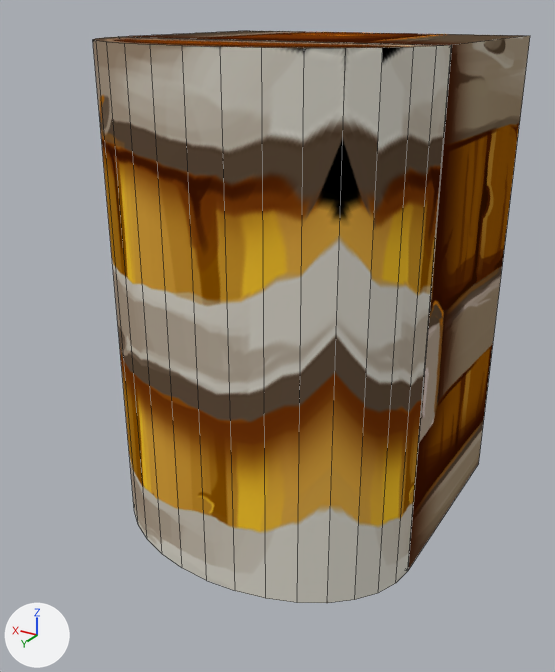
The Blender file Blender/TreasureСhest/TreasureСhest.blend: old version first, new version second.
Camera for both pictures: a 50 mm camera at (-2.25, 4.32, 1.67) aimed at (-0.08, 0.7, -0.14). The lights are fixed; the arrows at lower left show +X, +Y and +Z. Mesh edges are drawn as thin lines.

Objects in the first picture: 'Box', 'Lid'.
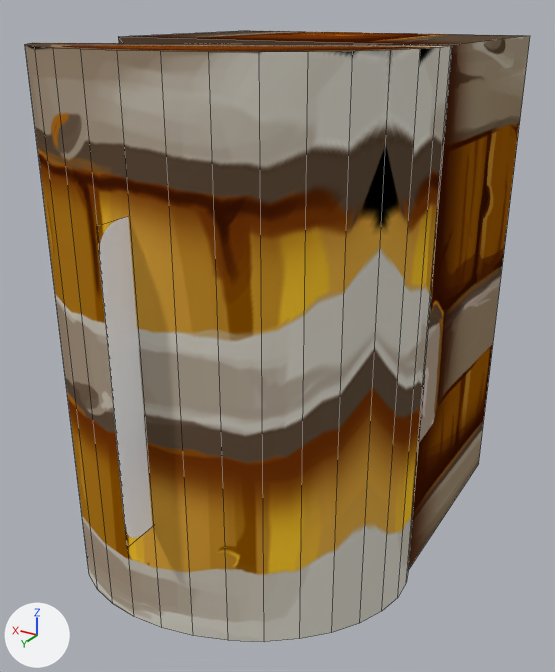
Scene script edits in JSON lines:
```json
{"op": "add", "block": "img_ask_png", "code": ["img_ask_png = load_image('Ask.png', '../../Game_BrackeysGameJam2023.2/Assets/Sprites/Ask.png', 1024, 1244, 'sRGB')"]}
{"op": "add", "block": "mat_ask", "code": ["mat_ask = principled_material('Ask')", "mat_ask.texture = img_ask_png  # with its transparency", "mat_ask.roughness = 1.0", "mat_ask.specular_ior_level = 0.0"]}
{"op": "add", "block": "me_ask", "code": ["me_ask = bpy.data.meshes.new('Ask')", "me_ask.from_pydata(...)  # 4 vertices, 1 face; spans x -0.412..0.412, y -0.5..0.5, z 0.0", "me_ask.materials.append(mat_ask)  # picture img_ask_png"]}
{"op": "set", "path": "ob_lid.rotation_euler", "old": "(-1.571, 0.0, 0.0)", "new": "(-1.571, 0.0, 0.434)", "note": "degrees (-90, 0, 0) -> degrees (-90, 0, 25)"}
{"op": "add", "block": "ob_ask", "code": ["ob_ask = bpy.data.objects.new('Ask', me_ask)", "ob_ask.location = (0.0, 1.036, 0.0)", "ob_ask.rotation_euler = (0.0, 1.571, 0.0)  # degrees (0, 90, 0)", "ob_ask.scale = (2.0, 2.0, 2.0)"]}
```

Pixel boxes (x1, y1, x2, y2) of what changed, in the pictures (555 x 672 px):
```json
{"object": "Lid", "change": "turned", "before": [93, 37, 451, 603], "after": [25, 43, 452, 642]}
{"object": "Ask", "change": "added", "after": [99, 216, 153, 538]}
```
